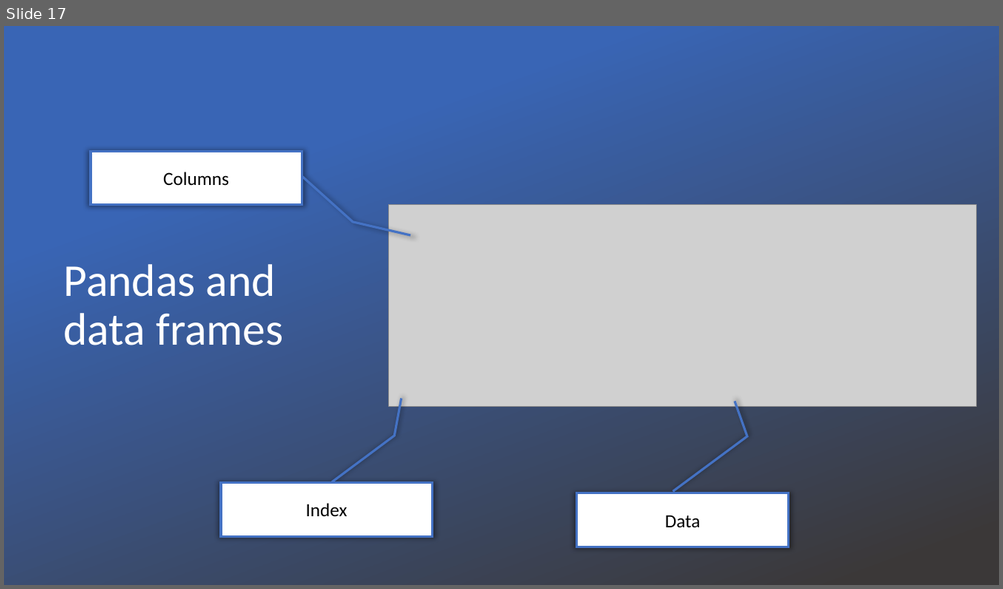
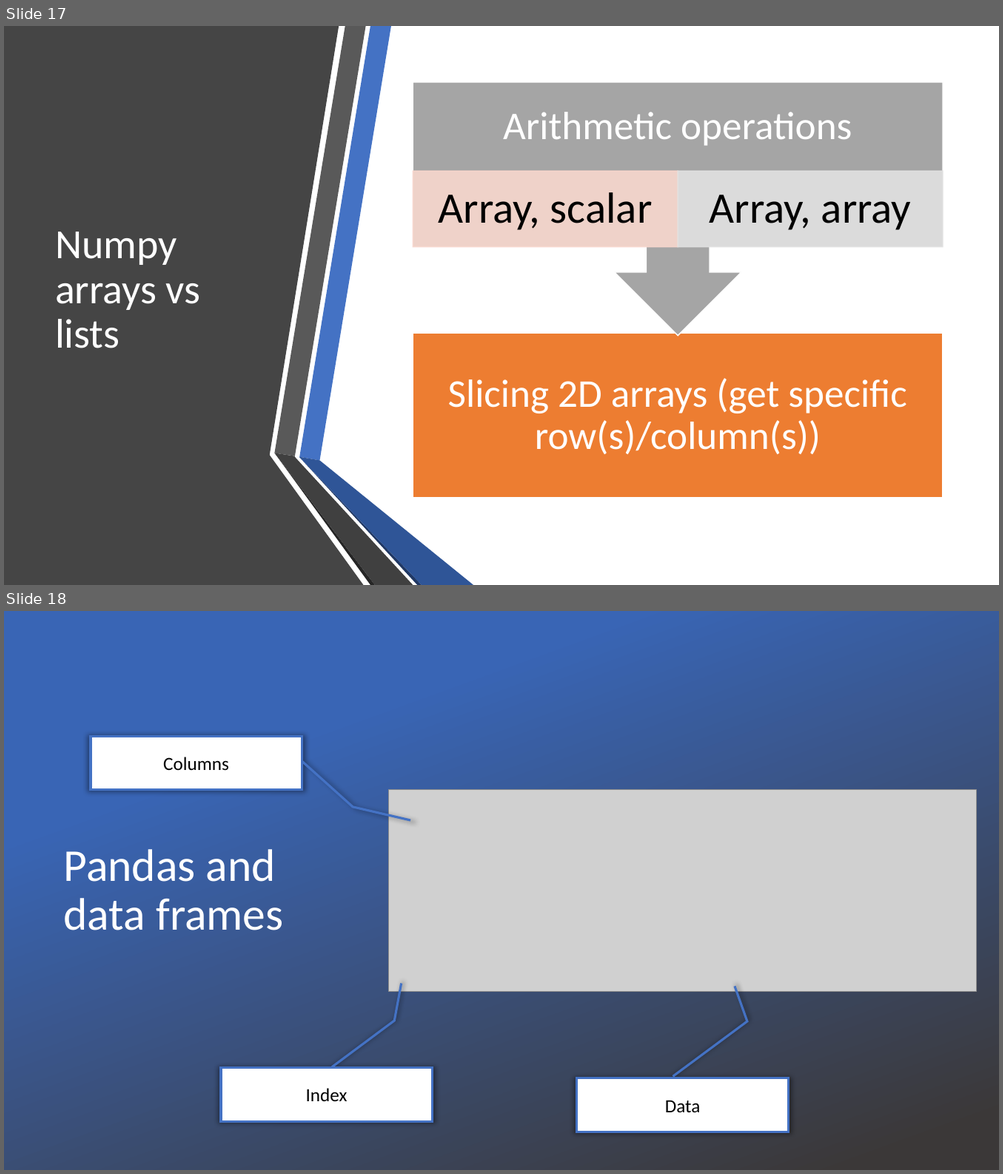
Before and after one commit to genedy2017/python-for-data-science-course, a slide deck: Python Data Science For Fun And Profit.pptx. Shown one above the other, each under a label of ours: slide 17 before the commit, slides 17 and 18 after it. The pictures are 1003x589 and 1003x1174 pixels, drawn with LibreOffice and Linux fonts; fonts in the diff are those of the drawing; grey boxes stand for pictures; background and template pictures are left out; a plain dark background stands for a picture behind light text. Boxes give left, top, right and bottom in pixels: in the first picture for what was removed or moved away, otherwise in the second. Text is boxed around its words. In the diff, an @@ line names an element or a change of style, - is before the commit and + after.

```diff
--- a/Python Data Science For Fun And Profit.pptx
+++ b/Python Data Science For Fun And Profit.pptx
@@ slide 17 added at bbox=[4, 26, 999, 585], background #FFFFFF @@
@@ freeform shape added at bbox=[4, 26, 364, 585], fill #454545 @@
@@ group added at bbox=[413, 82, 942, 498]: 4 texts, 3 rectangles, 1 up arrow callout @@
+Slicing 2D arrays (get specific row(s)/column(s))
+Arithmetic operations
+Array, scalar
+Array, array
@@ title added at bbox=[55, 232, 201, 349], 40 pt, text #FFFFFF @@
+Numpy arrays vs lists
@@ group added at bbox=[275, 26, 473, 585]: 6 freeform shapes @@
@@ what was slide 17 is now slide 18 @@
```
Also in this commit, not shown: 1 slide changed, 5 other slides added, 2 other files.
